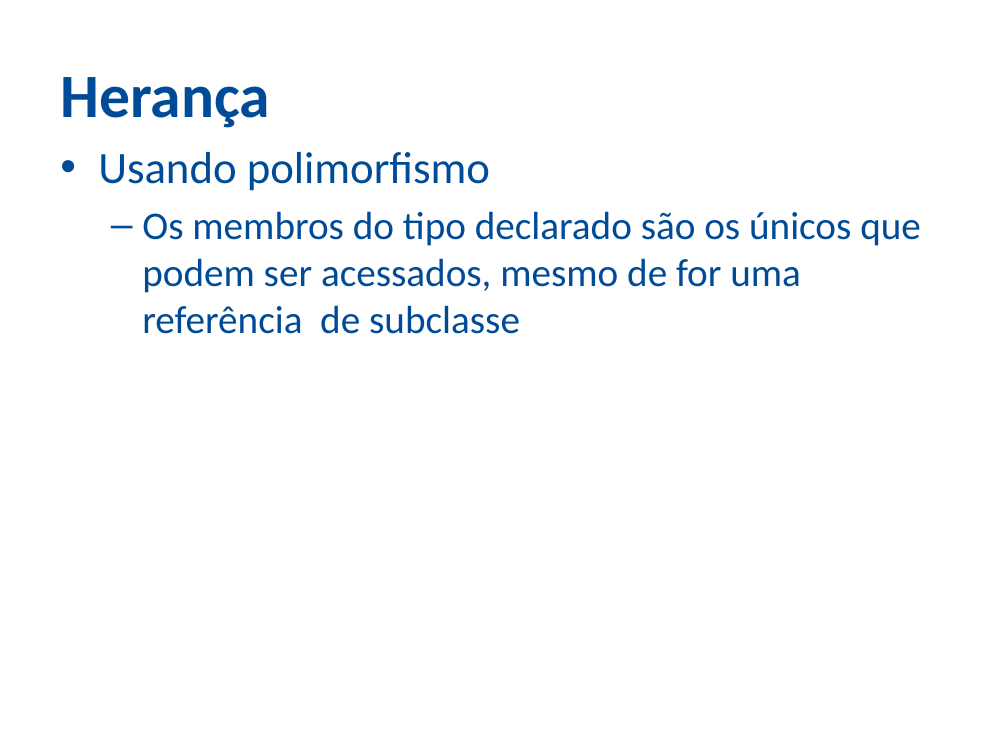
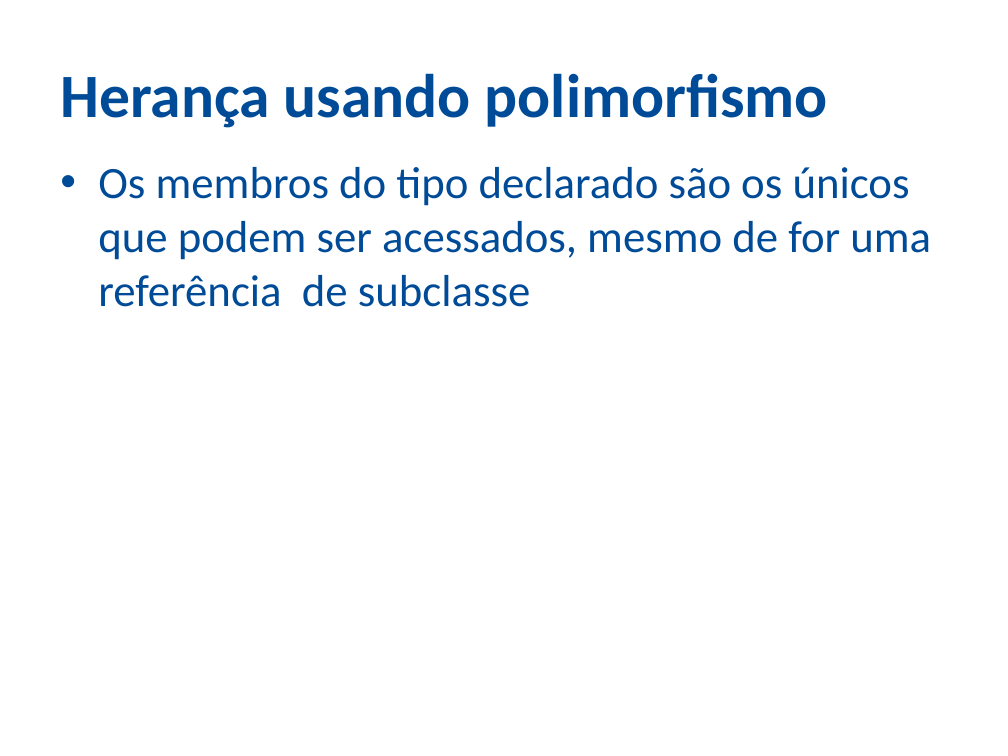
Before and after one commit to ozieljose/java6cert, a slide deck: slide 11 of slides/9-OO.pptx. Drawn at 1008x756 pixels with LibreOffice and Linux fonts; fonts in the diff are those of the drawing; background and template pictures are left out. Boxes give left, top, right and bottom in pixels: in the first picture for what was removed or moved away, otherwise in the second. Text is boxed around its words. In the diff, an @@ line names an element or a change of style, - is before the commit and + after.

```diff
--- a/slides/9-OO.pptx
+++ b/slides/9-OO.pptx
@@ title at (x1=60, y1=73, x2=828, y2=128): text changed @@
-Herança
+Herança usando polimorfismo
@@ text "Os membros do tipo declarado ..." moved from (x1=98, y1=152, x2=921, y2=334) to (x1=98, y1=167, x2=931, y2=307) @@
@@ text "Os membros do tipo declarado ..." at (x1=98, y1=167, x2=931, y2=307): size 28 to 32 pt; bullet – to •; list level 2 to 1 in "Os membros do tipo declarado ..." @@
@@ text at (x1=98, y1=152, x2=490, y2=191): paragraph removed @@
-• Usando polimorfismo
```
Also in this commit, not shown: 27 other slides changed, 1 slide removed, 4 other files.
